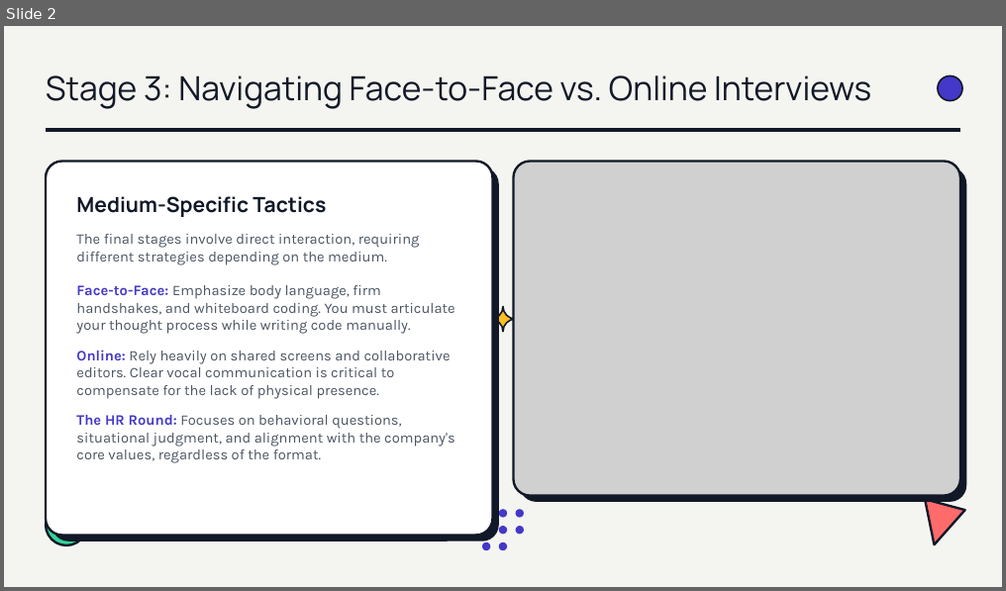
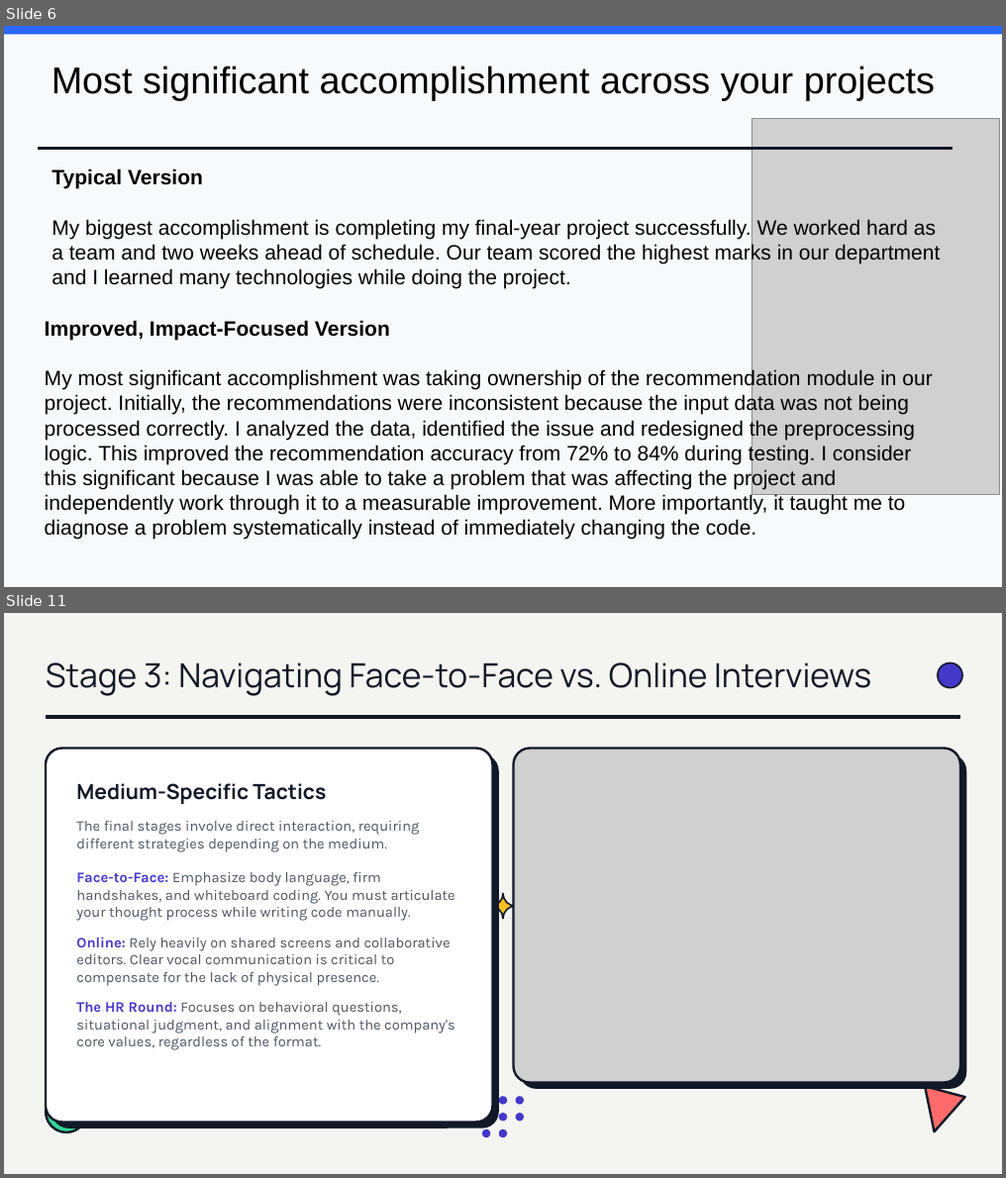
Before and after one commit to brinda-25/workshop, a slide deck: Day4/Mastering_Interview.pptx. Shown one above the other, each under a label of ours: slide 2 before the commit, slides 6 and 11 after it; the slides between them are not shown. The pictures are 1006x591 and 1006x1178 pixels, drawn with LibreOffice and Linux fonts; fonts in the diff are those of the drawing; grey boxes stand for pictures; background and template pictures are left out. Boxes give left, top, right and bottom in pixels: in the first picture for what was removed or moved away, otherwise in the second. Text is boxed around its words. In the diff, an @@ line names an element or a change of style, - is before the commit and + after.

```diff
--- a/Day4/Mastering_Interview.pptx
+++ b/Day4/Mastering_Interview.pptx
@@ slide 6 added at [4,26,1002,587], background picture (left out) @@
@@ rectangle added at [4,26,1002,587], fill #F8F9FA @@
@@ rectangle added at [4,26,1002,34], fill #2D68FE @@
@@ text added at [52,66,935,101], 36 pt, text #000000 @@
+Most significant accomplishment across your projects
@@ picture added at [751,119,1000,495] @@
@@ line added from (38, 148) to (953, 148), #111827 3 pt @@
@@ text added at [52,169,940,288], 20 pt, text #000000 @@
+Typical Version
+My biggest accomplishment is completing my final-year project successfully. We worked hard as a team and two weeks ahead of schedule. Our team scored the highest marks in our department and I learned many technologies while doing the project.
@@ text added at [45,320,932,540], 20 pt, text #000000 @@
+Improved, Impact-Focused Version
+My most significant accomplishment was taking ownership of the recommendation module in our project. Initially, the recommendations were inconsistent because the input data was not being processed correctly. I analyzed the data, identified the issue and redesigned the preprocessing logic. This improved the recommendation accuracy from 72% to 84% during testing. I consider this significant because I was able to take a problem that was affecting the project and independently work through it to a measurable improvement. More importantly, it taught me to diagnose a problem systematically instead of immediately changing the code.
@@ what was slide 2 is now slide 11 @@
```
Also in this commit, not shown: 8 other slides added.
